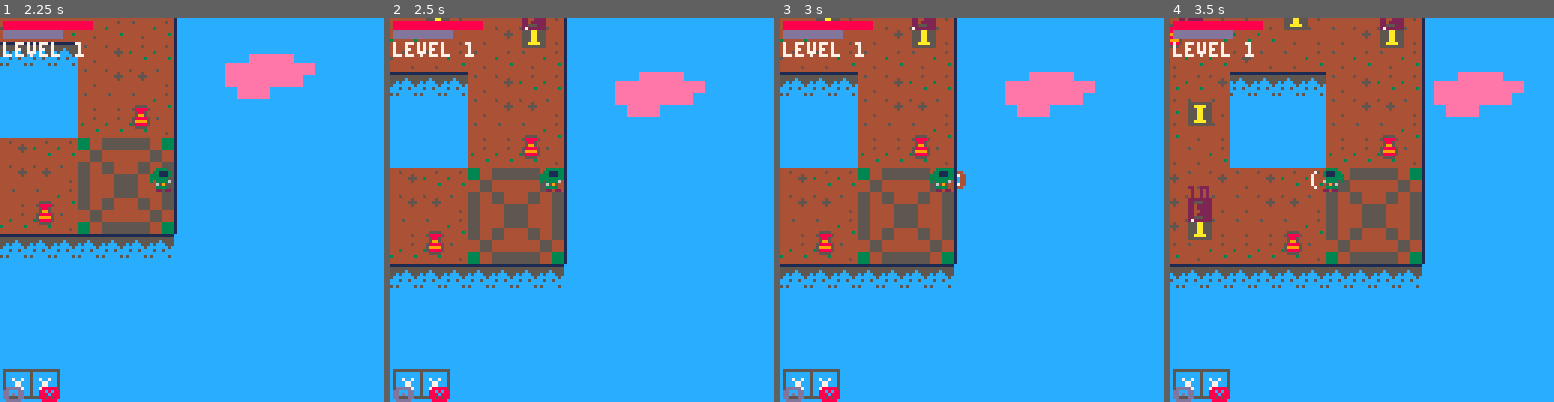
Above: before the commit, frames 1-4 (left to right).
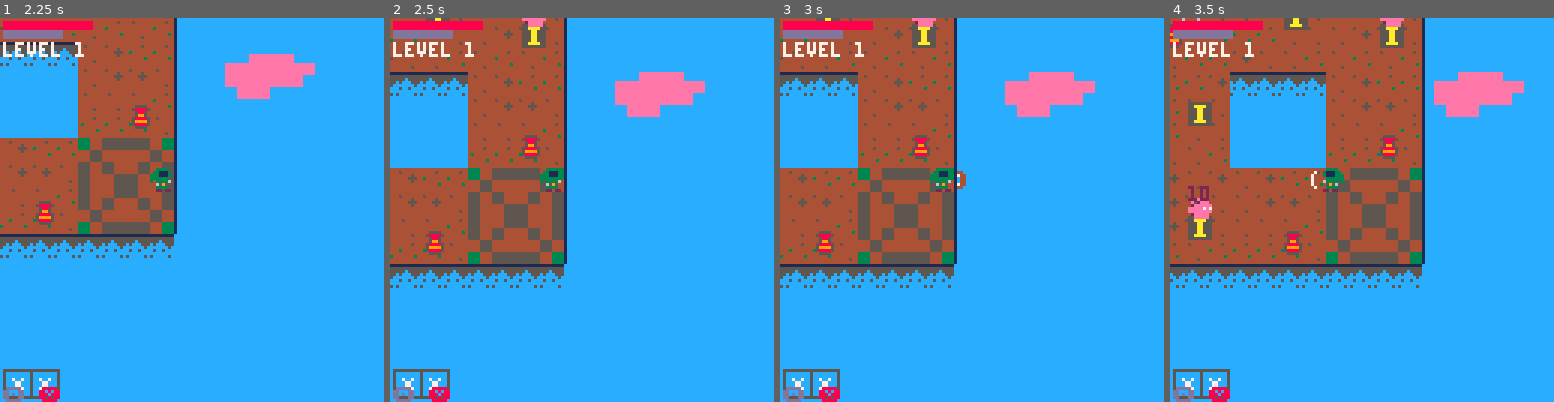
Above: after the commit, the same moments.

Repository: FrederikHR/GDB
Game: PICO-8 cartridge NewGame/main.p8
Two runs of this game, one before a commit and one after it. Both use one fixed random seed, a clock stepped at 60 frames per second and the inputs below.
Inputs:
- Up to frame 1 (2.25 s): tap X (X key) at 0.33, 1.07, 1.85 s; tap O (Z key) at 0.7, 1.7, 2.1 s; hold Right 1.6-2.1 s; hold Up from 2.15 s (still down)
- Up to frame 2 (2.5 s): release Up at 2.42 s; hold Right from 2.47 s (still down)
- Up to frame 3 (3 s): keep holding Right; tap O (Z key) at 2.5, 2.9 s; tap X (X key) at 2.97 s
- Up to frame 4 (3.5 s): release Right at 3.03 s; hold Left from 3.08 s (still down); tap O (Z key) at 3.3 s

Frame 1 is identical in both runs. In frame 2, 0.2% of the frame differs, in the area x 34-41%, y 0-4%; in frame 3, 0.2%; in frame 4, 0.6%, in the area x 2-61%, y 0-54%.

Commit message:
fixed random enemies

Diff:
--- a/NewGame/scripts/entities/enemy.lua
+++ b/NewGame/scripts/entities/enemy.lua
@@ -1,13 +1,19 @@
 eanims ={
-    idle={fr=15,17,18},
-    walk={fr=10,17,18,19,20},
-    attack_1={fr=10,7,8,9,10},
-    damaged_idle={fr=10,33,34},
-    damaged_walk={fr=10,33,34,35,36}
+    idle1={fr=15,128},
+    walk1={fr=10,129,130},
+    idle2={fr=15,144},
+    walk2={fr=10,145,146},
+    idle3={fr=15,160},
+    walk3={fr=10,161,162},
+    idle4={fr=15,176},
+    walk4={fr=10,177,178},
+    idle5={fr=15,131},
+    walk5={fr=10,132,133}
 }
 
 function make_enemy(x,y,lvl)
     local e={}
+    e.type=rnd({1,2,3,4,5})
     e.spr=1
     e.x=x
     e.y=y
@@ -24,7 +30,7 @@
     e.timer=t()
 
     e.curr_mt=nil
-    e.play="idle"
+    e.play="idle"..tostr(e.type)
     e.anims=eanims
     e.flp=false
     e.attack=false
@@ -35,9 +41,6 @@
 function update_enemy(e)
     if (e.attack) e.aframe+=1
     move_enemy(e)
-    if e.health < e.max_health then
-        e.play = "damaged_"..e.play
-    end
     enemy_attack(e)
     animate(e)
 end
@@ -54,9 +57,9 @@
         local dir = atan2(p.x-e.x,p.y-e.y)
         e.dx += cos(dir)
         e.dy += sin(dir)
-        e.play="walk"
+        e.play="walk"..tostr(e.type)
     else
-        e.play="idle"
+        e.play="idle"..tostr(e.type)
     end
 
     find_map_tile(e)
